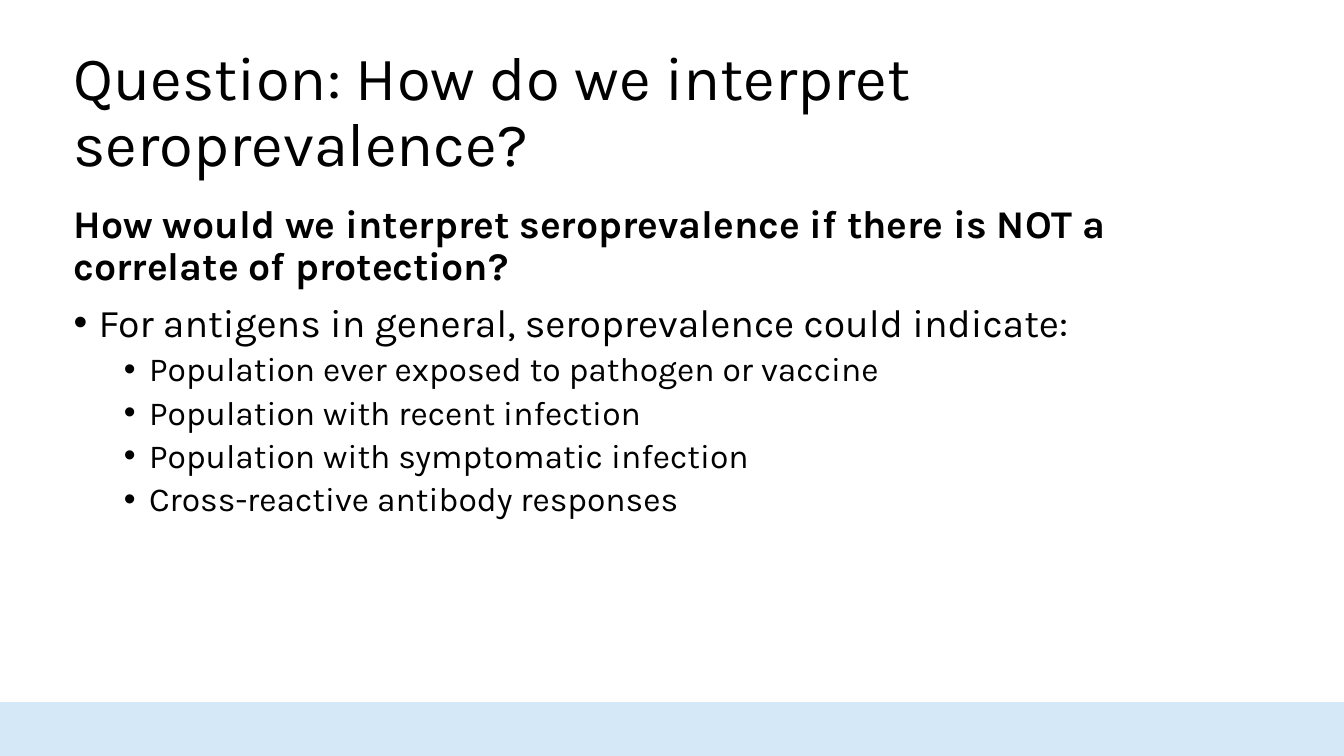
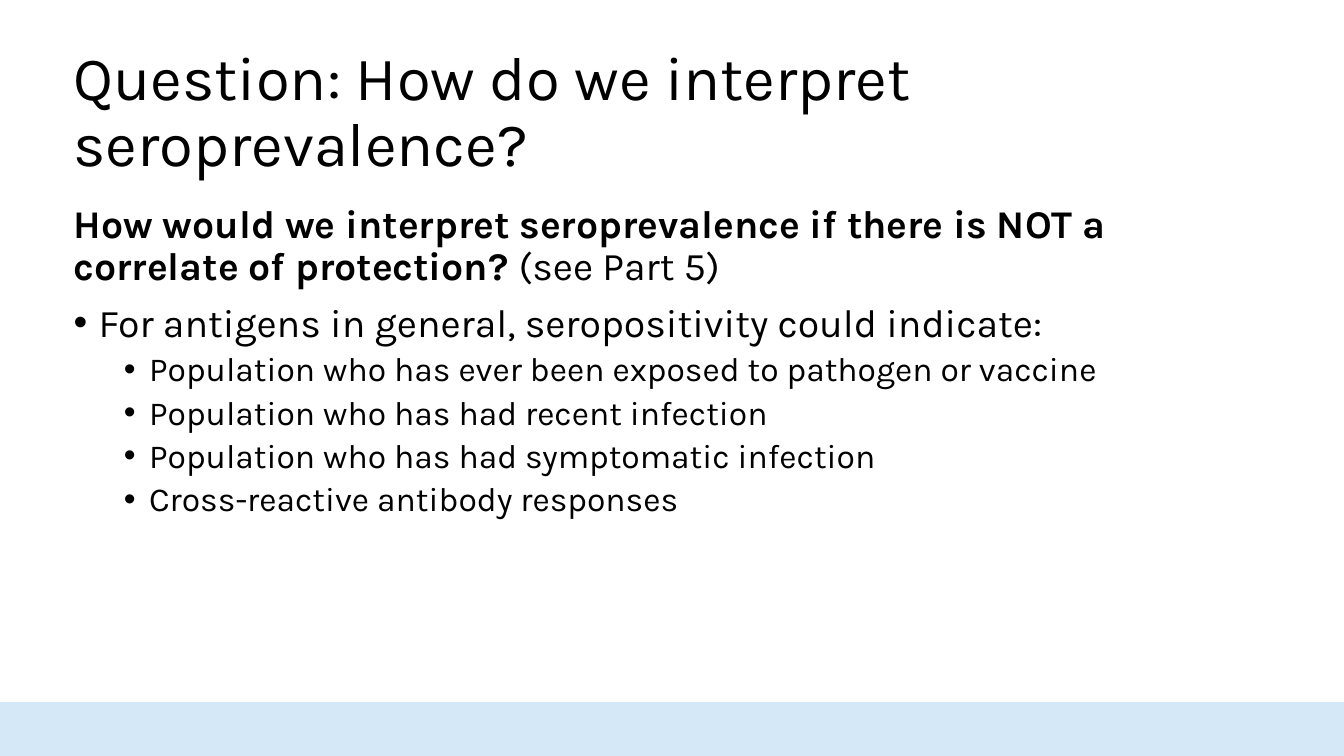
Before and after one commit to HopkinsIDD/seroanalytics_workshop, a slide deck: slide 20 of Part 4/Lecture 4.pptx. Drawn at 1344x756 pixels with LibreOffice and Linux fonts; fonts in the diff are those of the drawing; background and template pictures are left out. Boxes give left, top, right and bottom in pixels: in the first picture for what was removed or moved away, otherwise in the second. Text is boxed around its words. In the diff, an @@ line names an element or a change of style, - is before the commit and + after.

```diff
--- a/Part 4/Lecture 4.pptx
+++ b/Part 4/Lecture 4.pptx
@@ text at (74,210,1105,477): text changed @@
-How would we interpret seroprevalence if there is NOT a correlate of protection?
-• For antigens in general, seroprevalence could indicate:
-  • Population ever exposed to pathogen or vaccine
-  • Population with recent infection
-  • Population with symptomatic infection
+How would we interpret seroprevalence if there is NOT a correlate of protection? (see Part 5)
+• For antigens in general, seropositivity could indicate:
+  • Population who has ever been exposed to pathogen or vaccine
+  • Population who has had recent infection
+  • Population who has had symptomatic infection
```
Also in this commit, not shown: 9 other slides changed, 9 slides removed, 3 other files.
